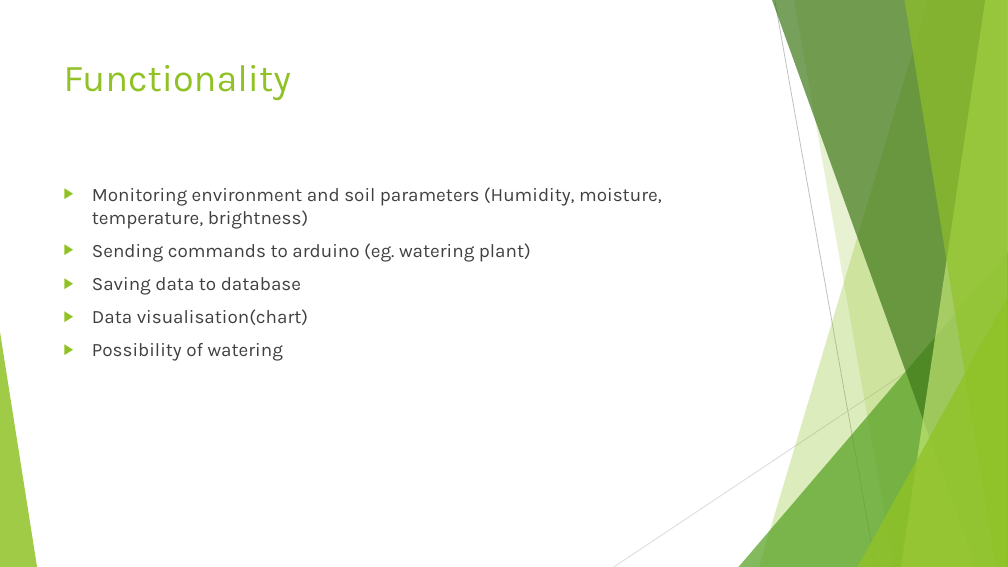
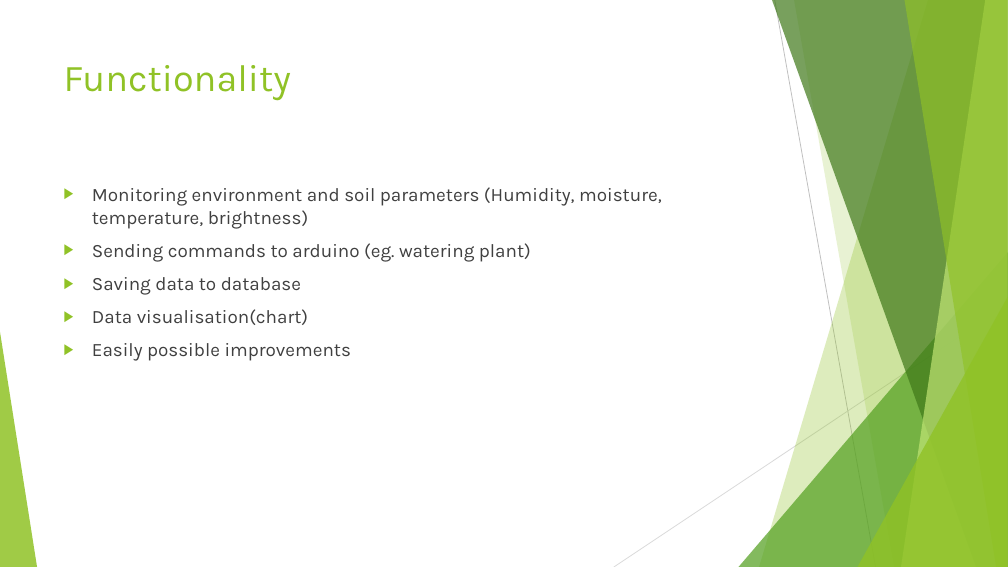
Before and after one commit to jeffbebe/Plantie, a slide deck: slide 4 of text/it/Plantie™.pptx. Drawn at 1008x567 pixels with LibreOffice and Linux fonts; fonts in the diff are those of the drawing. Boxes give left, top, right and bottom in pixels: in the first picture for what was removed or moved away, otherwise in the second. Text is boxed around its words. In the diff, an @@ line names an element or a change of style, - is before the commit and + after.

```diff
--- a/text/it/Plantie™.pptx
+++ b/text/it/Plantie™.pptx
@@ text at [92, 343, 351, 361]: text changed @@
-▶ Possibility of watering
+▶ Easily possible improvements
```
Also in this commit, not shown: 1 other slide changed, 1 other file.
